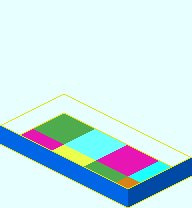
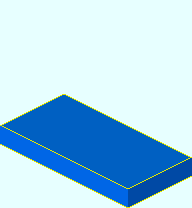
Comparing the layer stacks of the two 192 x 208 images. Changes:
added group "Wall" with 5 layers above "Wire" over [2, 95, 190, 188]
added layer "Top" in group "Wall" over [2, 95, 190, 188]
moved "Wall_S" into group "Wall" over [4, 126, 128, 188]
added layer "Wall S2" in group "Wall" over [66, 96, 190, 166]
moved "Wall_E" into group "Wall" over [128, 158, 188, 188]
added layer "Wall E2" in group "Wall" over [2, 96, 62, 134]
showed "Born", painted on it over [8, 95, 190, 188]
